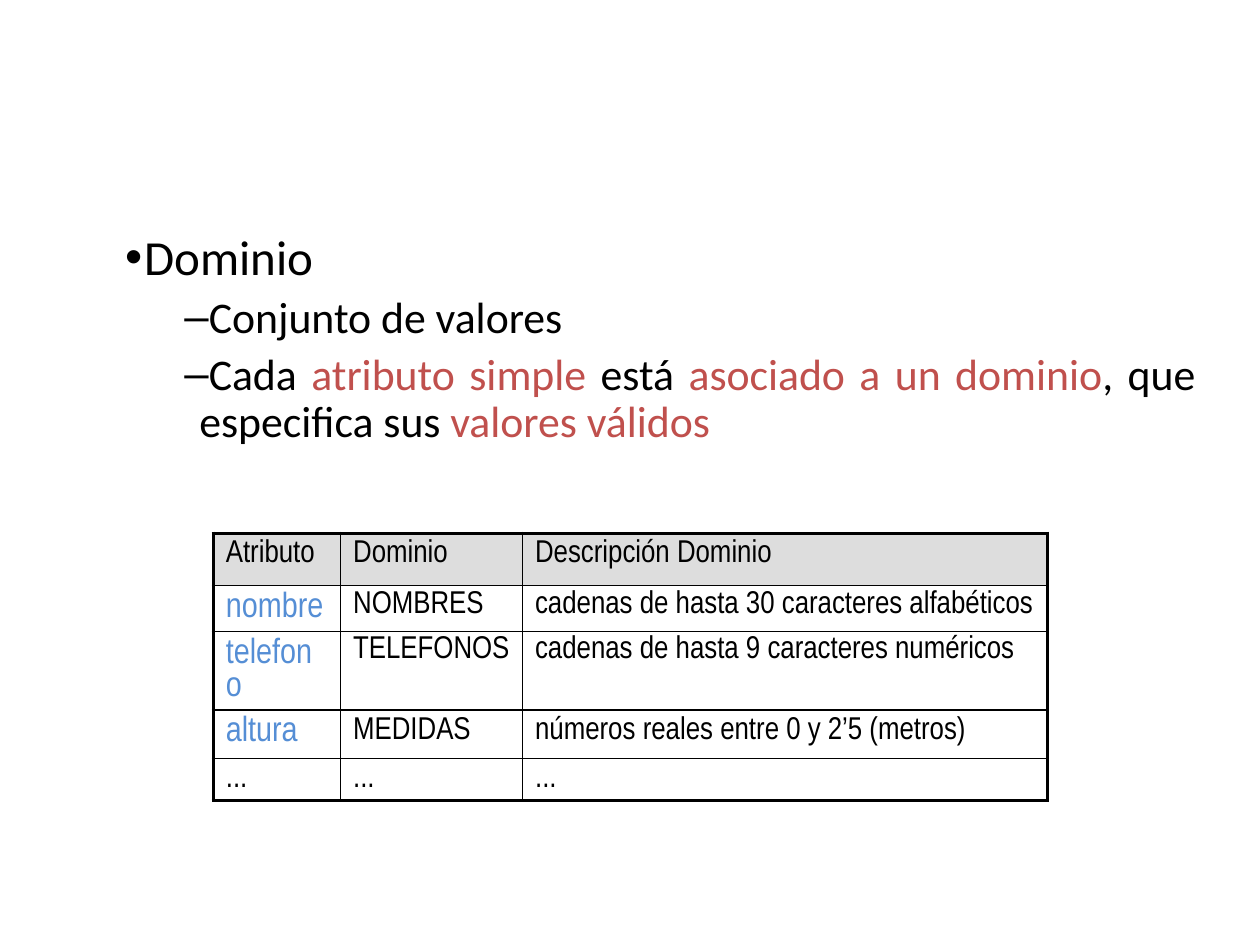
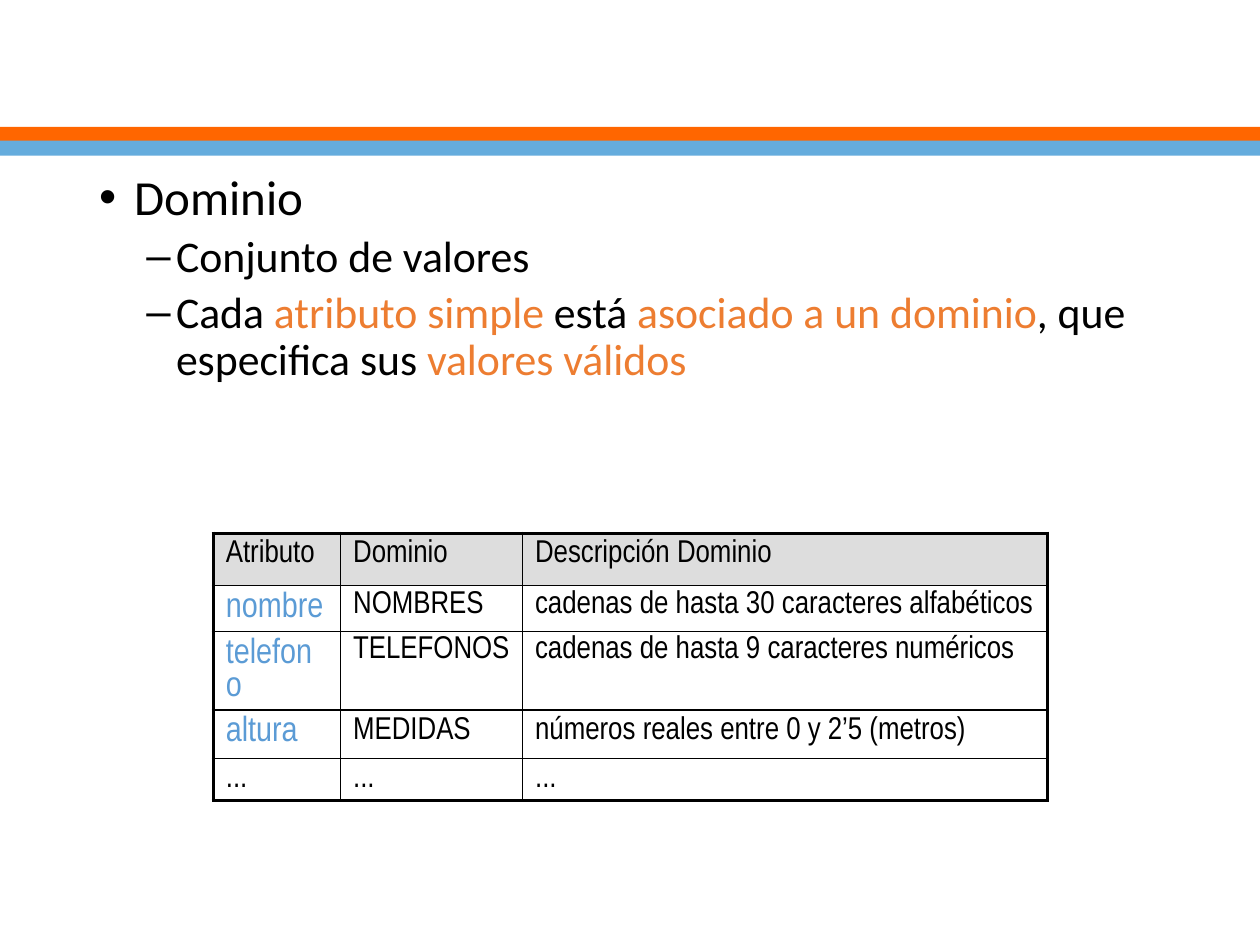
Before and after one commit to ejimenezdelgado/funda_db_martes_tarde_3_2017, a slide deck: slide 33 of Semana 2/Clase2.pptx (slide 32 before the commit). Drawn at 1260x945 pixels with LibreOffice and Linux fonts; fonts in the diff are those of the drawing; background and template pictures are left out. Boxes give left, top, right and bottom in pixels: in the first picture for what was removed or moved away, otherwise in the second. Text is boxed around its words. In the diff, an @@ line names an element or a change of style, - is before the commit and + after.

```diff
--- a/Semana 2/Clase2.pptx
+++ b/Semana 2/Clase2.pptx
@@ title "Modelo entidad-relación: Conceptos" rewrapped from <box>97,20,1221,156</box> to <box>0,0,1260,130</box> @@
@@ rectangle added at <box>0,127,1260,142</box>, fill #FF6600 @@
@@ rectangle added at <box>0,141,1260,156</box>, fill #65ACDD @@
@@ text "Dominio": place and size @@
-text "Dominio" at <box>144,241,1196,444</box>
+text "Dominio" at <box>135,181,1126,382</box>
@@ text "Dominio" at <box>135,181,1126,382</box>: text colour #C0504D to #ED7D31 in "atributo simple asociado a un dominio, valores ..."; alignment justified to left; indent changed @@
```
Also in this commit, not shown: 69 other slides changed, 1 slide added, 1 other file.
